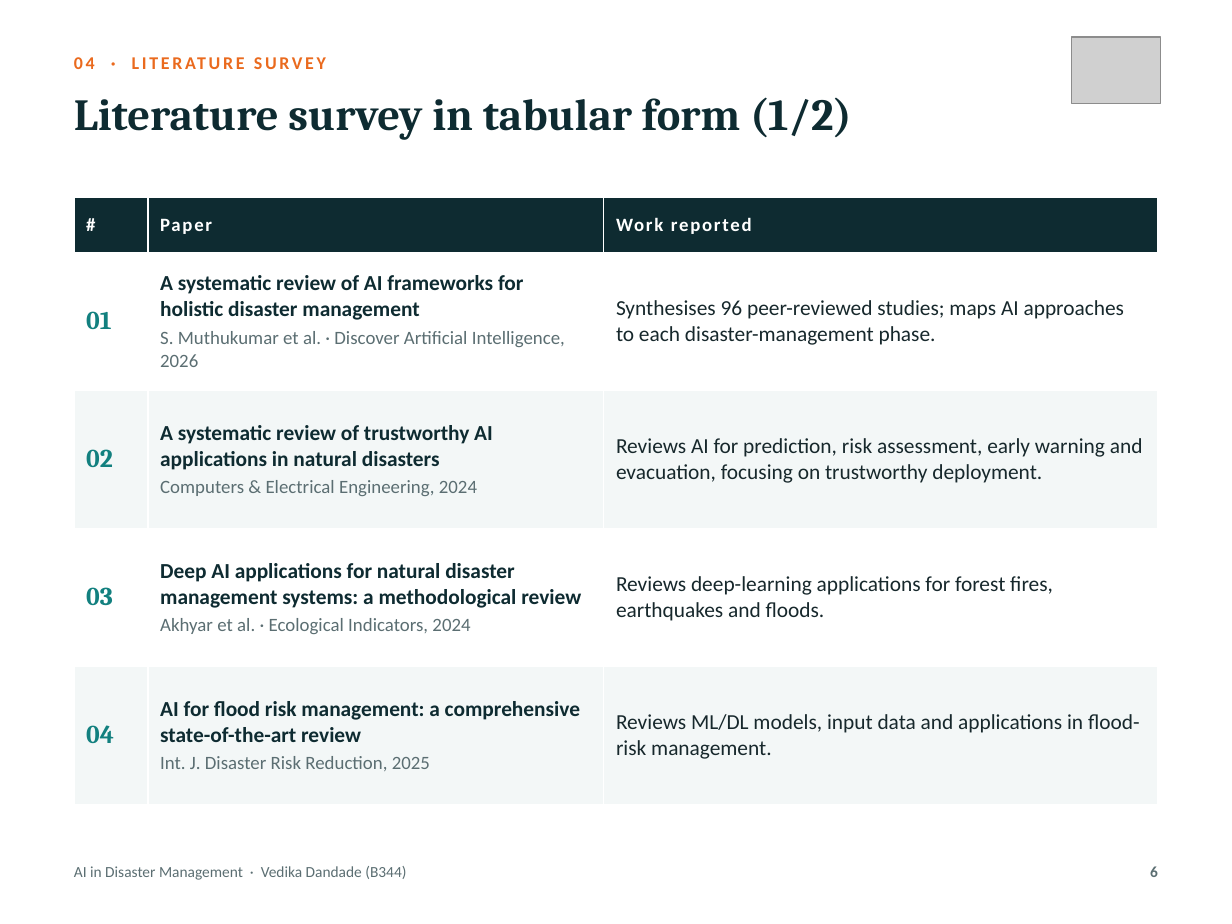
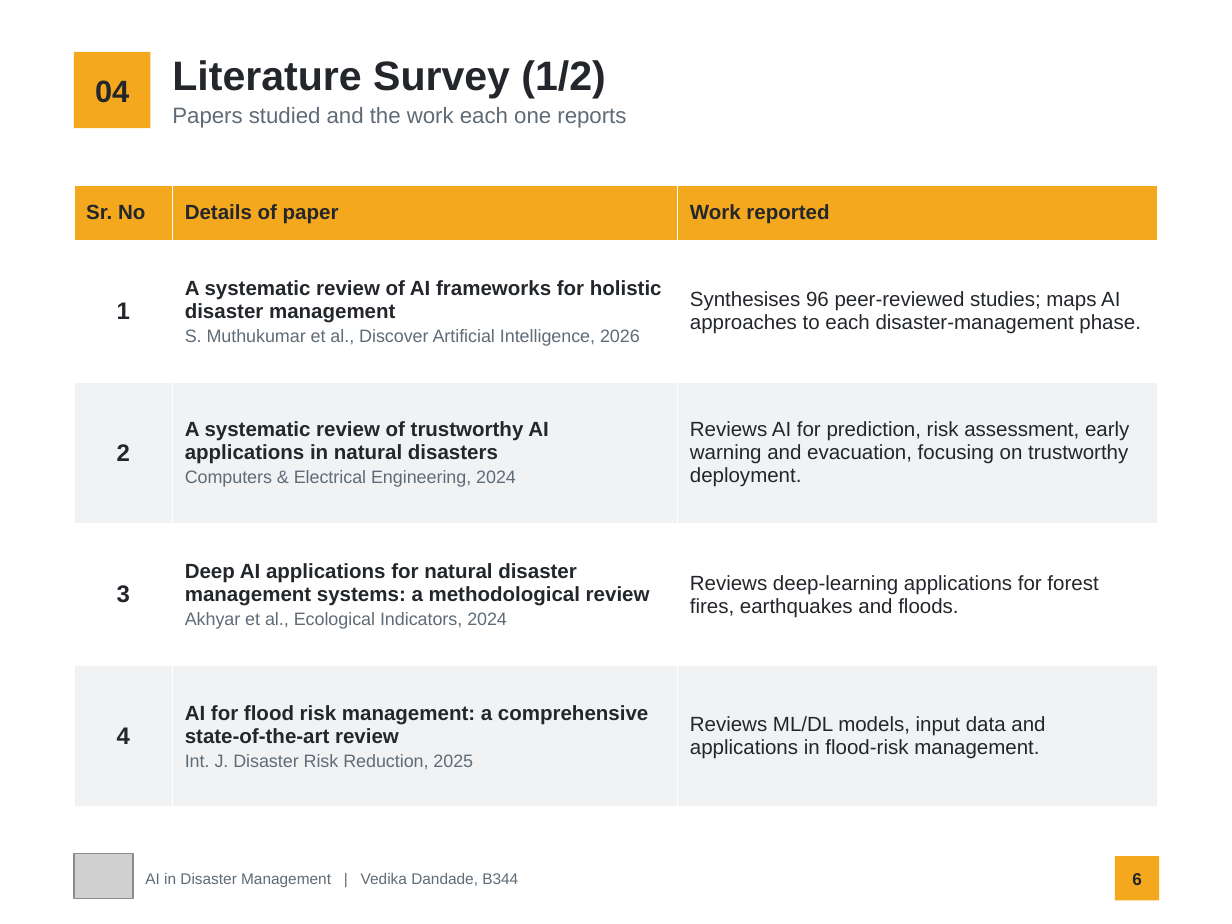
Before and after one commit to UtkarshKale/Cooga, a slide deck: slide 6 of seminar-ppt/Seminar_PPT_AI_Disaster_Management_B344_Vedika_Dandade.pptx. Drawn at 1232x924 pixels with LibreOffice and Linux fonts; fonts in the diff are those of the drawing; grey boxes stand for pictures. Boxes give left, top, right and bottom in pixels: in the first picture for what was removed or moved away, otherwise in the second. Text is boxed around its words. In the diff, an @@ line names an element or a change of style, - is before the commit and + after.

```diff
--- a/seminar-ppt/Seminar_PPT_AI_Disaster_Management_B344_Vedika_Dandade.pptx
+++ b/seminar-ppt/Seminar_PPT_AI_Disaster_Management_B344_Vedika_Dandade.pptx
@@ rectangle "04": place and size @@
-rectangle "04" at (74,52,1010,89)
+rectangle "04" at (74,52,150,128)
@@ rectangle "04" at (74,52,150,128): vertical alignment top to middle; fill none to #F4A81D @@
@@ text "Literature Survey (1/2)" at (172,60,605,98): vertical alignment top to middle @@
@@ text in rectangle at (95,80,129,103): text changed; size 10.5 to 18 pt; font Calibri to Arial; text colour #EA6A1E to #23272B @@
-04 · LITERATURE SURVEY
+04
@@ text at (172,60,605,98): text changed; size 26 to 24 pt; font Cambria to Arial; text colour #0E2B31 to #23272B @@
-Literature survey in tabular form (1/2)
+Literature Survey (1/2)
@@ text added at (172,107,626,128), 13 pt, text #5F6B76 @@
+Papers studied and the work each one reports
@@ table at (74,185,1158,807) @@
-row 1, column 1: #
+row 1, column 1: Sr. No
-row 1, column 2: Paper
+row 1, column 2: Details of paper
-row 2, column 1: 01
+row 2, column 1: 1
-row 2, column 2: A systematic review of AI frameworks for holistic disaster management / S. Muthukumar et al. · Discover Artificial Intelligence, 2026
+row 2, column 2: A systematic review of AI frameworks for holistic disaster management / S. Muthukumar et al., Discover Artificial Intelligence, 2026
-row 3, column 1: 02
+row 3, column 1: 2
-row 4, column 1: 03
+row 4, column 1: 3
-row 4, column 2: Deep AI applications for natural disaster management systems: a methodological review / Akhyar et al. · Ecological Indicators, 2024
+row 4, column 2: Deep AI applications for natural disaster management systems: a methodological review / Akhyar et al., Ecological Indicators, 2024
-row 5, column 1: 04
+row 5, column 1: 4
@@ fill #0E2B31 to #F4A81D in row 1 @@
@@ fill #F3F7F7 to #F0F2F4 in 6 cells @@
@@ size 11 to 12 pt, text colour #FFFFFF to #23272B, letter spacing 1 to 0 pt in "Work reported" @@
@@ font Calibri to Arial in "Work reported", "Synthesises 96 peer-reviewed studies; maps AI approaches ...", "A systematic review of trustworthy AI applications ...", "Computers & Electrical Engineering, 2024" and 5 more places @@
@@ size 12.5 to 12 pt in "Synthesises 96 peer-reviewed studies; maps AI approaches ...", "A systematic review of trustworthy AI applications ...", "Reviews AI for prediction, risk assessment, early ...", "Reviews deep-learning applications for forest fires, earthqu ..." and 2 more places @@
@@ text colour #17282C to #23272B in "Synthesises 96 peer-reviewed studies; maps AI approaches ...", "Reviews AI for prediction, risk assessment, early ...", "Reviews deep-learning applications for forest fires, earthqu ...", "Reviews ML/DL models, input data and applications ..." @@
@@ text colour #0E2B31 to #23272B in "A systematic review of trustworthy AI applications ...", "AI for flood risk management: a comprehensive ..." @@
@@ size 11 to 10.5 pt, text colour #5B6E72 to #5F6B76 in "Computers & Electrical Engineering, 2024", "Int. J. Disaster Risk Reduction, 2025" @@
@@ less space between paragraphs @@
@@ table: place and size @@
-table at (74,197,1158,804)
+table at (74,185,1158,807)
@@ picture: place and size @@
-picture at (1072,37,1161,103)
+picture at (74,854,133,898)
@@ text "AI in Disaster Management | ..." at (145,873,518,887): vertical alignment top to middle @@
@@ page number: place and size @@
-page number at (1150,866,1158,877)
+page number at (1115,856,1159,901)
@@ page number at (1115,856,1159,901): size 9 to 10 pt, font Calibri to Arial, text colour #5B6E72 to #23272B; alignment right to centre; vertical alignment top to middle; fill none to #F4A81D @@
@@ text at (145,873,518,887): text changed; font Calibri to Arial; text colour #5B6E72 to #5F6B76 @@
-AI in Disaster Management · Vedika Dandade (B344)
+AI in Disaster Management | Vedika Dandade, B344
```
Also in this commit, not shown: 17 other slides changed, 5 other files.
